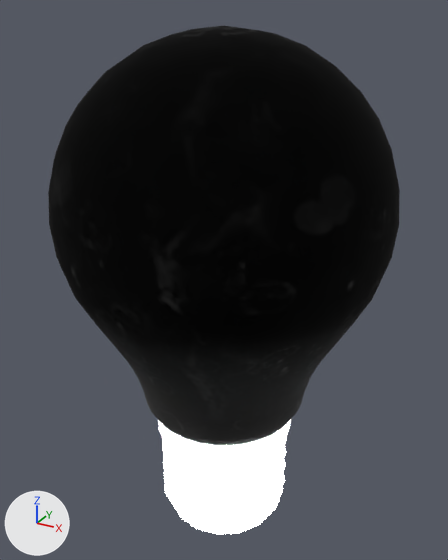
Renders of the glTF model assets/models/lib/lightbulb_01.glb from each side of a commit.
Both versions are drawn from a camera (50 mm lens) standing at (0.051, -0.0927, 0.086) and looking at (-0.0012, 0.002, 0.0387). The lights are fixed; the arrows at lower left show +X, +Y and +Z. The picture after the commit comes second.

Objects in the first picture: 'lightbulb_01_base', 'lightbulb_01_glass'.
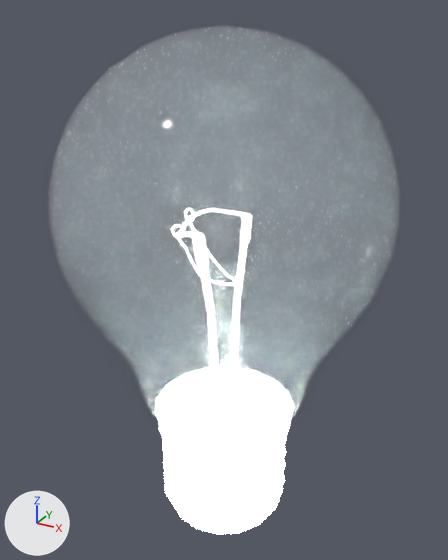
Location of each change, [x1, y1, x2, y2] in pixels of the pictures (448 x 560 px):
'lightbulb_01_glass', surface changed (black to white)
    both: [48, 26, 400, 446]

What the commit changed:
In material 'lightbulb_01_glass' (mat_lightbulb_01_glass), texture is no longer img_image_0, with its transparency.
In material 'lightbulb_01_glass' (mat_lightbulb_01_glass), metallic goes from 1.0 to 0.0.
In material 'lightbulb_01_glass' (mat_lightbulb_01_glass), ior is no longer 1.45.
In material 'lightbulb_01_glass' (mat_lightbulb_01_glass), transmission_weight is no longer 1.0.
In material 'lightbulb_01_glass' (mat_lightbulb_01_glass), base_color is now set to (0.711, 0.787, 0.828), white #dbe5eb.
In material 'lightbulb_01_glass' (mat_lightbulb_01_glass), roughness goes from 1.0 to 0.08.
In material 'lightbulb_01_glass' (mat_lightbulb_01_glass), alpha goes from 1.0 to 0.18.
